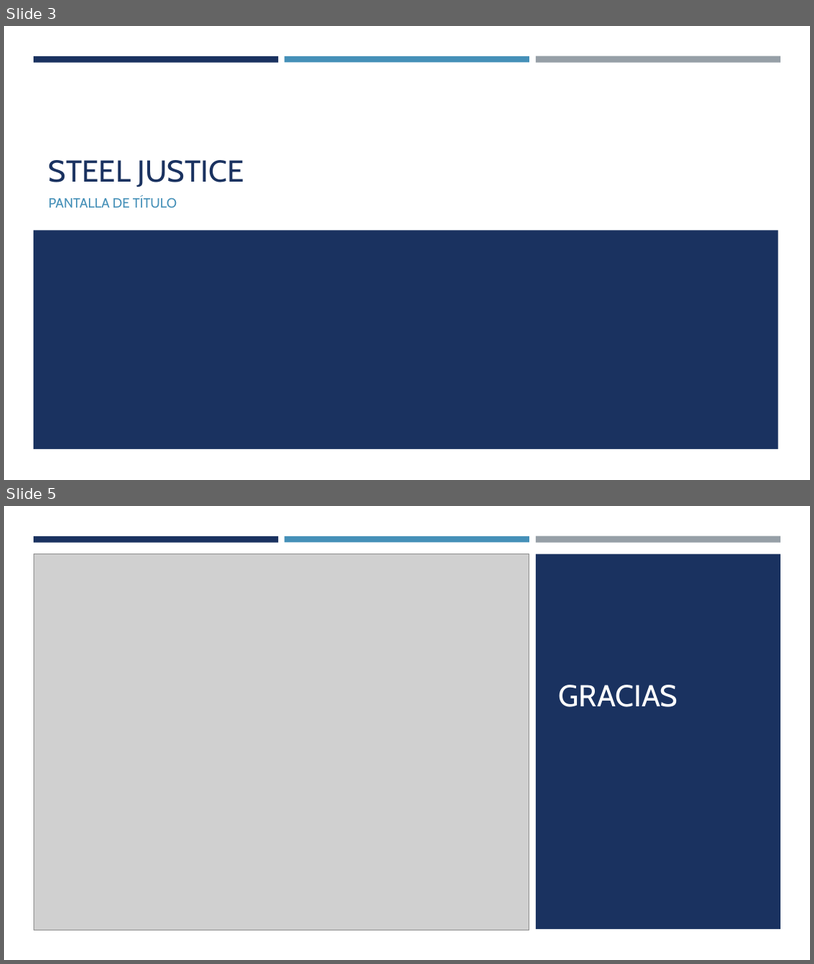
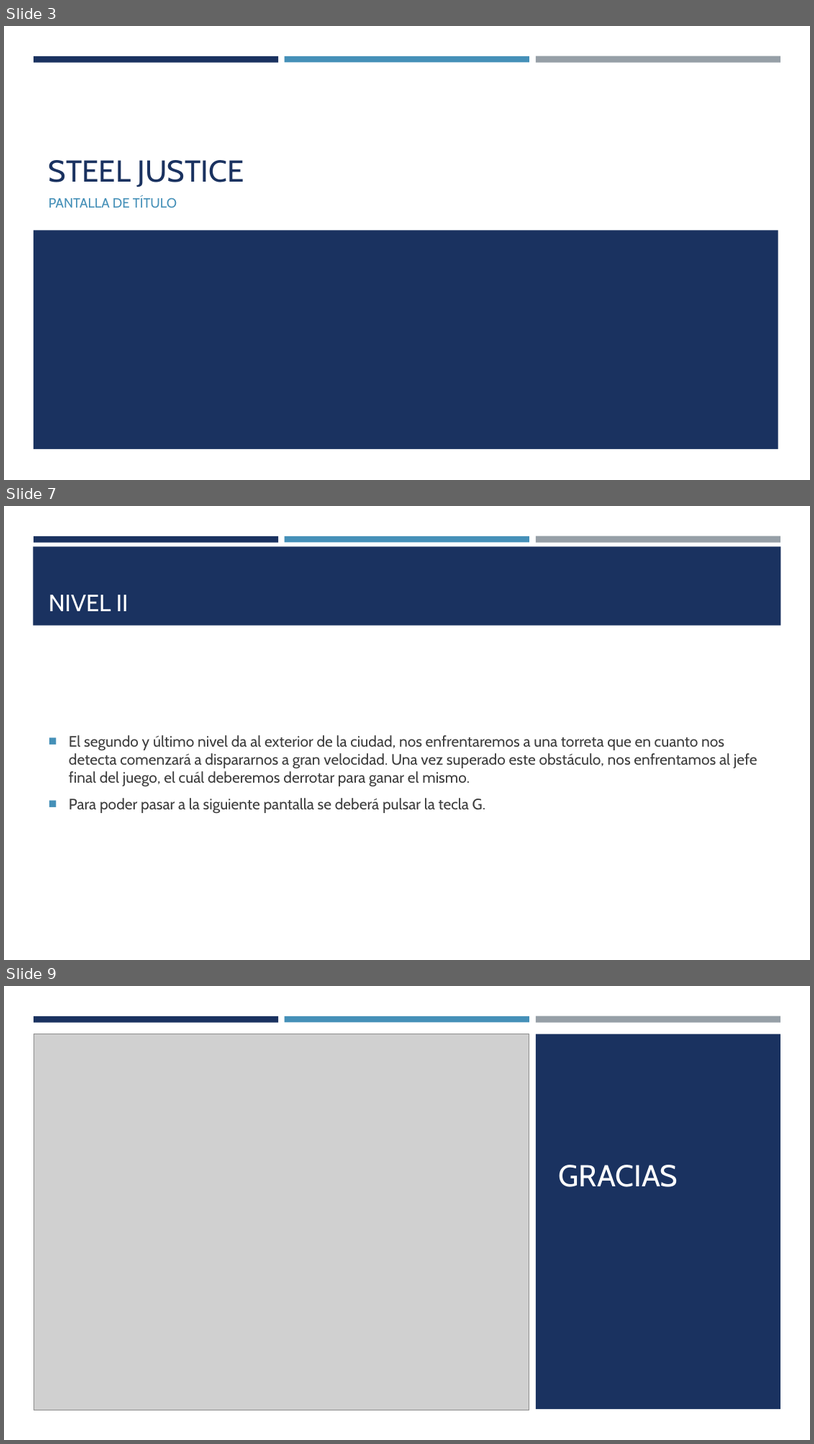
Before and after one commit to SaulRC1/Programacion-de-Juegos, a slide deck: Practicas/Practica 1 - Documentacion/Presentacion Practica 1.pptx. Shown one above the other, each under a label of ours: slides 3 and 5 before the commit, slides 3, 7 and 9 after it; the slides between them are not shown. The pictures are 814x964 and 814x1444 pixels, drawn with LibreOffice and Linux fonts; fonts in the diff are those of the drawing; grey boxes stand for pictures. Boxes give left, top, right and bottom in pixels: in the first picture for what was removed or moved away, otherwise in the second. Text is boxed around its words. In the diff, an @@ line names an element or a change of style, - is before the commit and + after.

Commit message:
Presentacion finalizada

```diff
--- a/Practicas/Practica 1 - Documentacion/Presentacion Practica 1.pptx
+++ b/Practicas/Practica 1 - Documentacion/Presentacion Practica 1.pptx
@@ slide 7 added at (4,506,810,960), background #FFFFFF; not listed: 3 template elements that a slide beside it also shows @@
@@ rectangle added at (33,546,782,626), fill #1A3260 @@
@@ title added at (49,595,129,611), 28 pt, text #FFFFFF @@
+NIVEL II
@@ text added at (69,735,758,813), 18 pt, text #3D3D3D @@
+■ El segundo y último nivel da al exterior de la ciudad, nos enfrentaremos a una torreta que en cuanto nos detecta comenzará a dispararnos a gran velocidad. Una vez superado este obstáculo, nos enfrentamos al jefe final del juego, el cuál deberemos derrotar para ganar el mismo.
+■ Para poder pasar a la siguiente pantalla se deberá pulsar la tecla G.
@@ what was slide 5 is now slide 9 @@
```
Also in this commit, not shown: 1 slide changed, 3 other slides added.
